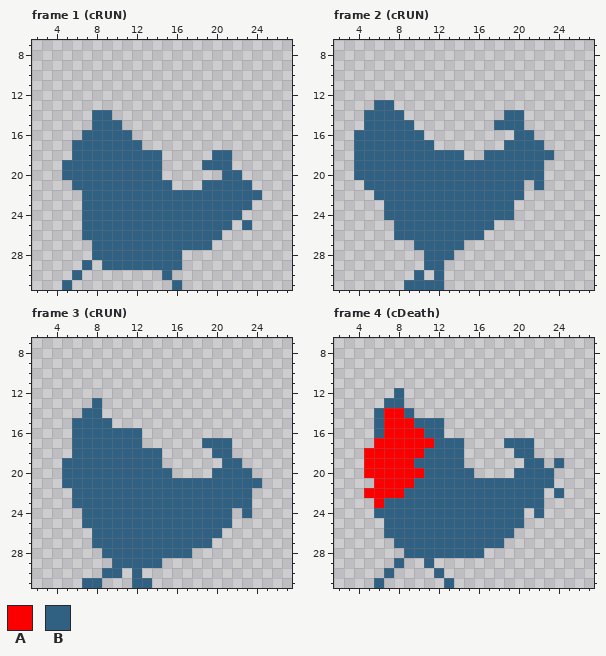
A pixel-art file gets an edit: Assets/Texture/chicken.aseprite. The picture above is the old version.
32x32 pixels, 7 frames. Shown: frame 1 (cRUN): x 2..27, y 7..31; frame 2 (cRUN): x 2..27, y 7..31; frame 3 (cRUN): x 2..27, y 7..31; frame 4 (cDeath): x 2..27, y 7..31. The commit also changed other frames, which this record leaves out.
Palette (. is transparent): A #fb0000  B #306082
Pixels before, frame 1 (cRUN), first column x 5:
14 ...BB...............
15 ...BBB..............
16 ..BBBBB.............
17 .BBBBBBB............
18 .BBBBBBBBB.....BB...
19 BBBBBBBBBB....BBB...
20 BBBBBBBBBB......BB..
21 .BBBBBBBBBB...BBBBB.
22 ..BBBBBBBBBBBBBBBBBB
23 ..BBBBBBBBBBBBBBBBB.
24 ..BBBBBBBBBBBBBBBB..
25 ..BBBBBBBBBBBBBBB.B.
26 ..BBBBBBBBBBBBBB....
27 ...BBBBBBBBBBBB.....
28 ...BBBBBBBBB........
29 ..B.BBBBBBBB........
30 .B........B.........
31 B..........B........
Pixels before, frame 2 (cRUN), first column x 4:
13 ..BB................
14 .BBBB..........BB...
15 .BBBBB........BBB...
16 BBBBBBB.........BB..
17 BBBBBBBB.......BBBB.
18 BBBBBBBBBBB..BBBBBBB
19 BBBBBBBBBBBBBBBBBBB.
20 BBBBBBBBBBBBBBBBBBB.
21 .BBBBBBBBBBBBBBBB.B.
22 ..BBBBBBBBBBBBBBB...
23 ...BBBBBBBBBBBBB....
24 ...BBBBBBBBBBBBB....
25 ....BBBBBBBBBB......
26 ....BBBBBBBBB.......
27 ......BBBBB.........
28 .......BBB..........
29 .......BB...........
30 ......B.B...........
31 .....BBBB...........
Pixels before, frame 3 (cRUN), first column x 5:
13 ...B................
14 ..BB................
15 .BBBB...............
16 .BBBBBBB............
17 .BBBBBBB......BBB...
18 .BBBBBBBBB.....BB...
19 BBBBBBBBBB......BB..
20 BBBBBBBBBBB....BBBB.
21 BBBBBBBBBBBBBBBBBBBB
22 .BBBBBBBBBBBBBBBBBB.
23 .BBBBBBBBBBBBBBBBBB.
24 ..BBBBBBBBBBBBBBB.B.
25 ..BBBBBBBBBBBBBBB...
26 ...BBBBBBBBBBBBB....
27 ...BBBBBBBBBBBB.....
28 ....BBBBBBBBB.......
29 .....BBBBB..........
30 ....BB.B............
31 ..BB...BB...........
Pixels before, frame 4 (cDeath), first column x 5:
12 ...B................
13 ..BB................
14 .BAAB...............
15 .BAAABBB............
16 .BAAAABB............
17 .AAAAAABBB....BBB...
18 AAAAAABBBB.....BB...
19 AAAAABBBBB......BB.B
20 AAAAAABBBBB....BBBB.
21 .AAAABBBBBBBBBBBBBB.
22 AAAABBBBBBBBBBBBBB.B
23 .ABBBBBBBBBBBBBBBB..
24 .BBBBBBBBBBBBBBB.B..
25 ..BBBBBBBBBBBBBB....
26 ..BBBBBBBBBBBBB.....
27 ...BBBBBBBBBBB......
28 ....BBBBBBBB........
29 ...B..B.............
30 ..B....B............
31 .B......B...........
Now the later version:
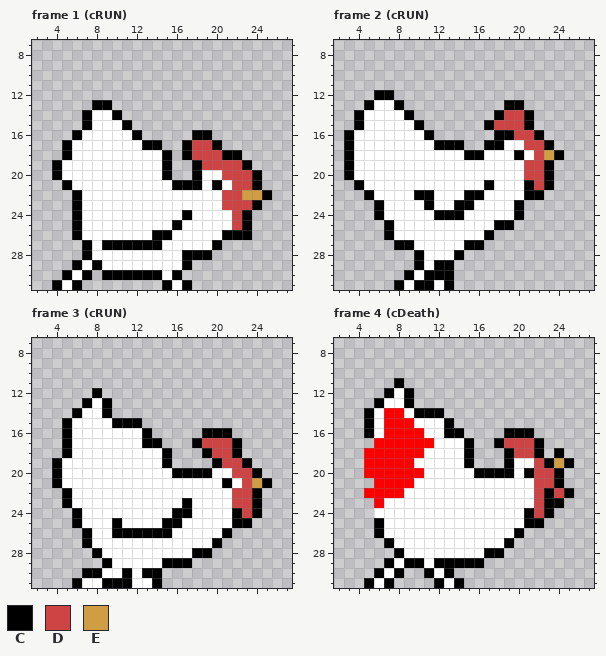
Colours new in this view: C #000000  D #ce4444  E #ce9d44
From old to new:
colour B: #306082 -> #ffffff
Changed rows in their new state; - is a pixel that keeps its letter.
Frame 1 (cRUN):
first column x 4:
13 ----CC----------------
14 ---C--C---------------
15 ---C---C--------------
16 --C-----C-----CC------
17 -C-------CC--CDDC-----
18 -C---------C-CDDDCC---
19 C----------C--CDDDDC--
20 C----------C--CBBDDDC-
21 -C----------CCC-C-DDC-
22 --C--------------DDEEC
23 --C--------------DDDC-
24 --C----------C----DC--
25 --C---------C-----DC--
26 --C-------CC-----CCC--
27 ---C-CCCCCC-----C-----
28 ---C---------CCC------
29 --C-C--------C--------
30 -C-C-CCCCCC-C---------
31 C-C--------C-C--------
Frame 2 (cRUN):
first column x 3:
12 ---CC-----------------
13 --C--C----------CC----
14 -C----C--------CDDC---
15 -C-----C------CDDDC---
16 C-------C------CCDDC--
17 C--------CCC--CC--DDC-
18 C-----------CC---C-DEC
19 C-----------------DDC-
20 C-----------------DDC-
21 -C------------C---CDC-
22 --C----CC---CC----CC--
23 ---C----C--CC----C----
24 ---C-----CCC-----C----
25 ----C----------CC-----
26 ----C---------C-------
27 -----CC-----CC--------
28 -------C---C----------
29 -------C-CC-----------
30 ------C-CCC-----------
31 -----C-CC-C-----------
Frame 3 (cRUN):
first column x 4:
12 ----C-----------------
13 ---C-C----------------
14 --C--C----------------
15 -C----CCC-------------
16 -C-------C-----CCC----
17 -C-------CC---CDDDC---
18 -C---------C---CDDC---
19 C----------C----CDDC--
20 C-----------CCCC--DDC-
21 C----------------C-DEC
22 -C----------------DDC-
23 -C-----------C----DDC-
24 --C---------CC----CDC-
25 --C---C----CC-----CC--
26 ---C--CCCCCC-----C----
27 ---C------------C-----
28 ----C---------CC------
29 -----C-----CCC--------
30 ---CC--C-CC-----------
31 --C--CCC--C-----------
Frame 4 (cDeath):
first column x 5:
11 ---C-----------------
12 --C-C----------------
13 -C--C----------------
14 C----CCC-------------
15 C-------C------------
16 C-------CC----CCC----
17 ----------C--CDDDC---
18 ----------C---CDDC-C-
19 ----------C---CB-DCEC
20 -----------CCCC-CDDC-
21 -----------------DDC-
22 -----------------DCDC
23 -----------------DCC-
24 ----------------CDC--
25 -C--------------CC---
26 -C-------------C-----
27 --C-----------C------
28 ---C--------CC-------
29 --C-CC-CCCCC---------
30 -C-C--C-C------------
31 C-C----C-C-----------
Where, in picture pixels (left, top, right, bottom), the same in both pictures:
changed: (52, 100, 272, 290)
changed: (344, 90, 564, 290)
changed: (52, 388, 272, 588)
changed: (364, 378, 574, 588)
